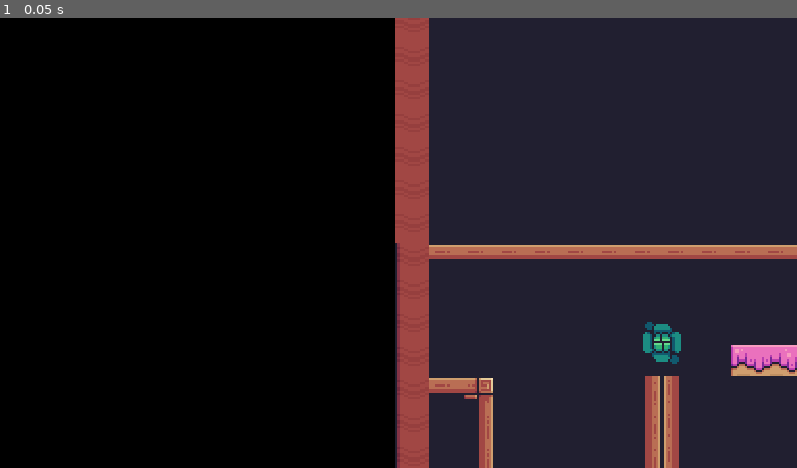
Above: before the commit, frame 1.
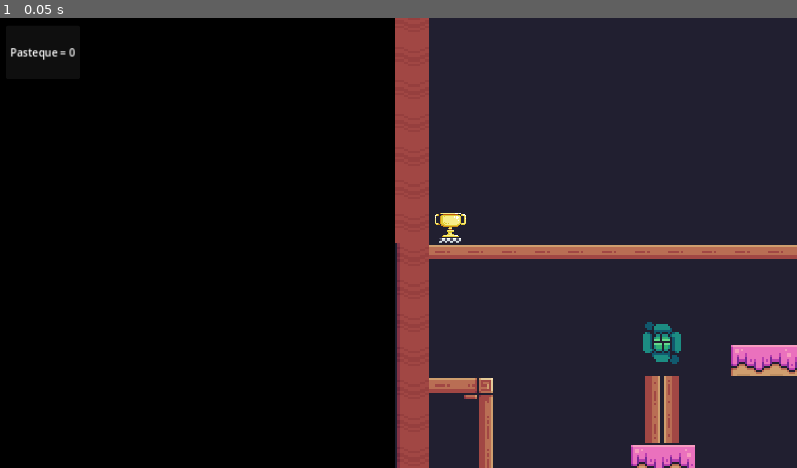
Above: after the commit, the same moment.

Repository: tonio-chopy/ninja_frog-godot
Game: Godot game, scene res://main.tscn
Two runs of this game, one before a commit and one after it. Both use one fixed random seed, a clock stepped at 60 frames per second and the inputs below. This scene is started directly instead of the project's main scene.
Inputs:
- Up to frame 1 (0.05 s): no input

The runs differ from the first frame. In frame 1, 0.7% of the frame differs, in the area x 1-88%, y 6-100%.

Commit message:
end set and collectable count.

Diff:
--- a/2D_solo/game_manager.gd
+++ b/2D_solo/game_manager.gd
@@ -1,7 +1,9 @@
 extends Node
+@onready var points_label: Label = %PointsLabel
 
 var points = 0
 
 func add_point():
 	points += 1
 	print(points)
+	points_label.text = "Pasteque = " + str(points)
--- a/2D_solo/main.tscn
+++ b/2D_solo/main.tscn
@@ -1,10 +1,11 @@
-[gd_scene load_steps=8 format=3 uid="uid://nndpj2a47gk3"]
+[gd_scene load_steps=9 format=3 uid="uid://nndpj2a47gk3"]
 
 [ext_resource type="Texture2D" uid="uid://hl6hoy4wyhkw" path="res://Green.png" id="1_46vhk"]
 [ext_resource type="Texture2D" uid="uid://c4mdynxs7orc2" path="res://Terrain (16x16).png" id="2_gwhii"]
 [ext_resource type="PackedScene" path="/nfs/homes/alaualik/sgoinfre/2D_solo/scenes/main_characters.tscn" id="3_3o1jm"]
 [ext_resource type="PackedScene" uid="uid://cerrg2uxkppit" path="res://scenes/collectable.tscn" id="4_0ywpb"]
 [ext_resource type="Script" path="res://game_manager.gd" id="5_x8bqv"]
+[ext_resource type="PackedScene" uid="uid://dqi3t5cexfgk6" path="res://scenes/finish.tscn" id="6_o2ueo"]
 
 [sub_resource type="TileSetAtlasSource" id="TileSetAtlasSource_ggfix"]
 texture = ExtResource("2_gwhii")
@@ -201,7 +202,13 @@
 
 [node name="Node" type="Node"]
 
-[node name="TextureRect" type="TextureRect" parent="."]
+[node name="GameManager" type="Node" parent="."]
+unique_name_in_owner = true
+script = ExtResource("5_x8bqv")
+
+[node name="SceneObjects" type="Node" parent="."]
+
+[node name="TextureRect" type="TextureRect" parent="SceneObjects"]
 texture_filter = 1
 offset_left = 52.0
 offset_top = -474.0
@@ -210,59 +217,81 @@
 texture = ExtResource("1_46vhk")
 stretch_mode = 1
 
-[node name="TileMap" type="TileMap" parent="."]
+[node name="TileMap" type="TileMap" parent="SceneObjects"]
 texture_filter = 1
 position = Vector2(-1, 0)
 scale = Vector2(3, 3)
 tile_set = SubResource("TileSet_i3200")
 format = 2
-layer_0/tile_data = PackedInt32Array(851970, 393216, 8, 8519 …(2520 unchanged characters)… 96608, 9, 262151, 0, 805306373, 393223, 0, 805306373, 458759, 0, 805306373, 524295, 0, 805306373, 589831, 0, 805306373, 655367, 393216, 8, 720903, 65536, 5, 786439, 65536, 5, 65544, 65536, 5, 131080, 262144, 8, 196616, 262144, 9, 262152, 0, 5, 393224, 0, 5, 524296, 0, 5, 589832, 0, 5, 655368, 45 …(14795 unchanged characters)…
-
-[node name="CharacterBody2D" parent="." instance=ExtResource("3_3o1jm")]
+layer_0/tile_data = PackedInt32Array(851970, 393216, 8, 8519 …(2520 unchanged characters)… 96608, 9, 262151, 0, 805306373, 393223, 393216, 8, 458759, 524288, 8, 524295, 0, 805306373, 589831, 0, 805306373, 655367, 393216, 8, 720903, 65536, 5, 786439, 65536, 5, 65544, 65536, 5, 131080, 262144, 8, 196616, 262144, 9, 262152, 0, 5, 393224, 458752, 8, 524296, 0, 5, 589832, 0, 5, 655368, 45 …(14795 unchanged characters)…
+
+[node name="CharacterBody2D" parent="SceneObjects" instance=ExtResource("3_3o1jm")]
 position = Vector2(92, 597)
 
-[node name="Camera2D" type="Camera2D" parent="CharacterBody2D"]
+[node name="Camera2D" type="Camera2D" parent="SceneObjects/CharacterBody2D"]
 position = Vector2(1.33333, 0.333335)
 scale = Vector2(0.333333, 0.333333)
 position_smoothing_enabled = true
 position_smoothing_speed = 15.0
 
-[node name="Collectable" parent="." instance=ExtResource("4_0ywpb")]
+[node name="Collectables group" type="Node" parent="SceneObjects"]
+
+[node name="Collectable" parent="SceneObjects/Collectables group" instance=ExtResource("4_0ywpb")]
 position = Vector2(31, 185)
 
-[node name="Collectable2" parent="." instance=ExtResource("4_0ywpb")]
+[node name="Collectable2" parent="SceneObjects/Collectables group" instance=ExtResource("4_0ywpb")]
 position = Vector2(297, -10)
 
-[node name="Collectable3" parent="." instance=ExtResource("4_0ywpb")]
+[node name="Collectable3" parent="SceneObjects/Collectables group" instance=ExtResource("4_0ywpb")]
 position = Vector2(493, 474)
 
-[node name="Collectable4" parent="." instance=ExtResource("4_0ywpb")]
+[node name="Collectable4" parent="SceneObjects/Collectables group" instance=ExtResource("4_0ywpb")]
 position = Vector2(489, 92)
 
-[node name="GameManager" type="Node" parent="."]
+[node name="Collectable5" parent="SceneObjects/Collectables group" instance=ExtResource("4_0ywpb")]
+position = Vector2(1406, 225)
+
+[node name="Collectable6" parent="SceneObjects/Collectables group" instance=ExtResource("4_0ywpb")]
+position = Vector2(1449, 228)
+
+[node name="Collectable7" parent="SceneObjects/Collectables group" instance=ExtResource("4_0ywpb")]
+position = Vector2(1496, 228)
+
+[node name="Collectable8" parent="SceneObjects/Collectables group" instance=ExtResource("4_0ywpb")]
+position = Vector2(1542, 230)
+
+[node name="Collectable9" parent="SceneObjects/Collectables group" instance=ExtResource("4_0ywpb")]
+position = Vector2(1587, 233)
+
+[node name="Collectable10" parent="SceneObjects/Collectables group" instance=ExtResource("4_0ywpb")]
+position = Vector2(1635, 231)
+
+[node name="Collectable11" parent="SceneObjects/Collectables group" instance=ExtResource("4_0ywpb")]
+position = Vector2(1364, 231)
+
+[node name="Collectable12" parent="SceneObjects/Collectables group" instance=ExtResource("4_0ywpb")]
+position = Vector2(1680, 231)
+
+[node name="Finish" parent="SceneObjects" instance=ExtResource("6_o2ueo")]
+position = Vector2(145, 1)
+
+[node name="UI" type="CanvasLayer" parent="."]
+
+[node name="Panel" type="Panel" parent="UI"]
+offset_left = 13.0
+offset_top = 11.0
+offset_right = 119.416
+offset_bottom = 88.0
+
+[node name="PointsLabel" type="Label" parent="UI/Panel"]
 unique_name_in_owner = true
-script = ExtResource("5_x8bqv")
-
-[node name="Collectable5" parent="." instance=ExtResource("4_0ywpb")]
-position = Vector2(1406, 225)
-
-[node name="Collectable6" parent="." instance=ExtResource("4_0ywpb")]
-position = Vector2(1449, 228)
-
-[node name="Collectable7" parent="." instance=ExtResource("4_0ywpb")]
-position = Vector2(1496, 228)
-
-[node name="Collectable8" parent="." instance=ExtResource("4_0ywpb")]
-position = Vector2(1542, 230)
-
-[node name="Collectable9" parent="." instance=ExtResource("4_0ywpb")]
-position = Vector2(1587, 233)
-
-[node name="Collectable10" parent="." instance=ExtResource("4_0ywpb")]
-position = Vector2(1635, 231)
-
-[node name="Collectable11" parent="." instance=ExtResource("4_0ywpb")]
-position = Vector2(1364, 231)
-
-[node name="Collectable12" parent="." instance=ExtResource("4_0ywpb")]
-position = Vector2(1680, 231)
+layout_mode = 1
+anchors_preset = 15
+anchor_right = 1.0
+anchor_bottom = 1.0
+grow_horizontal = 2
+grow_vertical = 2
+theme_override_font_sizes/font_size = 15
+text = "Pasteque = 0"
+horizontal_alignment = 1
+vertical_alignment = 1
--- /dev/null
+++ b/2D_solo/scenes/finish.tscn
@@ -0,0 +1,17 @@
+[gd_scene load_steps=3 format=3 uid="uid://dqi3t5cexfgk6"]
+
+[ext_resource type="Texture2D" uid="uid://b7etuw4j12d24" path="res://scenes/End (Idle).png" id="1_4f8f1"]
+
+[sub_resource type="RectangleShape2D" id="RectangleShape2D_l2xie"]
+size = Vector2(48, 47)
+
+[node name="Finish" type="Area2D"]
+
+[node name="Sprite2D" type="Sprite2D" parent="."]
+texture_filter = 1
+position = Vector2(-67, -33)
+texture = ExtResource("1_4f8f1")
+
+[node name="CollisionShape2D" type="CollisionShape2D" parent="."]
+position = Vector2(-66, -23.5)
+shape = SubResource("RectangleShape2D_l2xie")
Binary file added: 2D_solo/scenes/End (Idle).png
Not shown, added: 2D_solo/scenes/End (Idle).png.import
